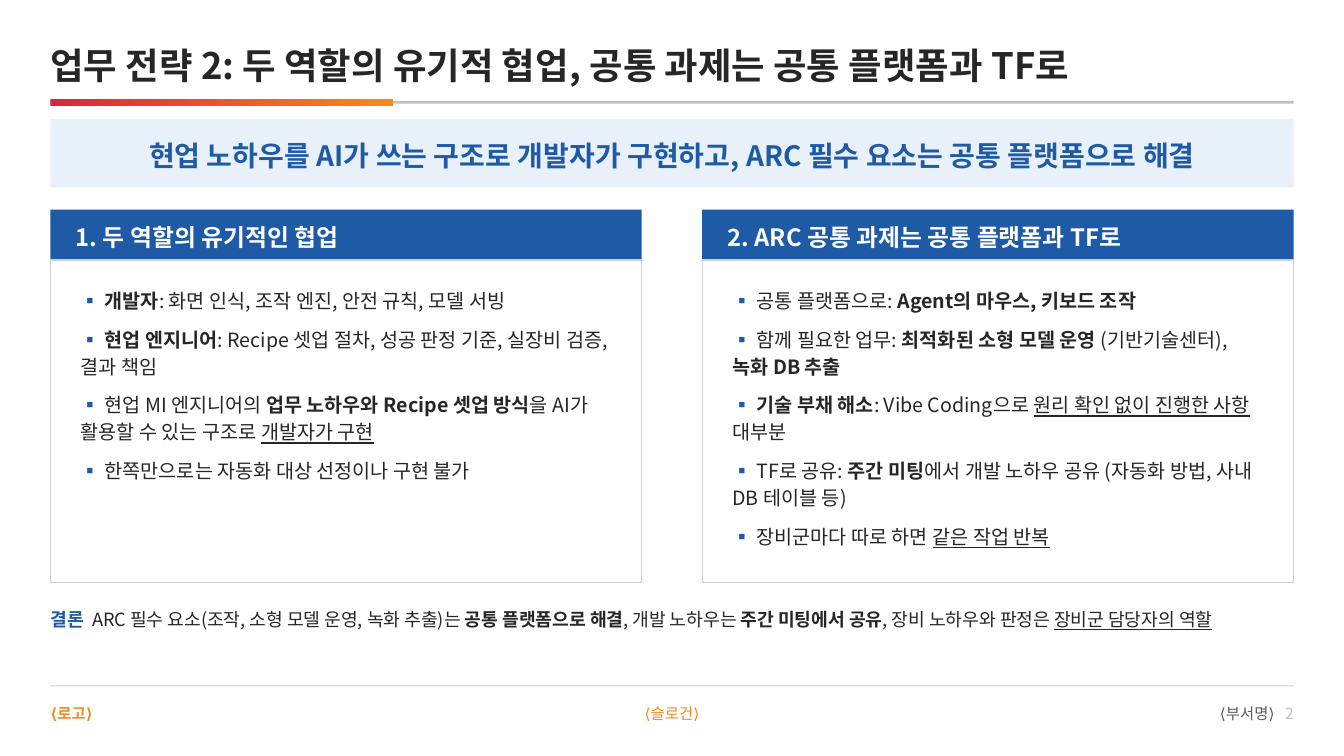
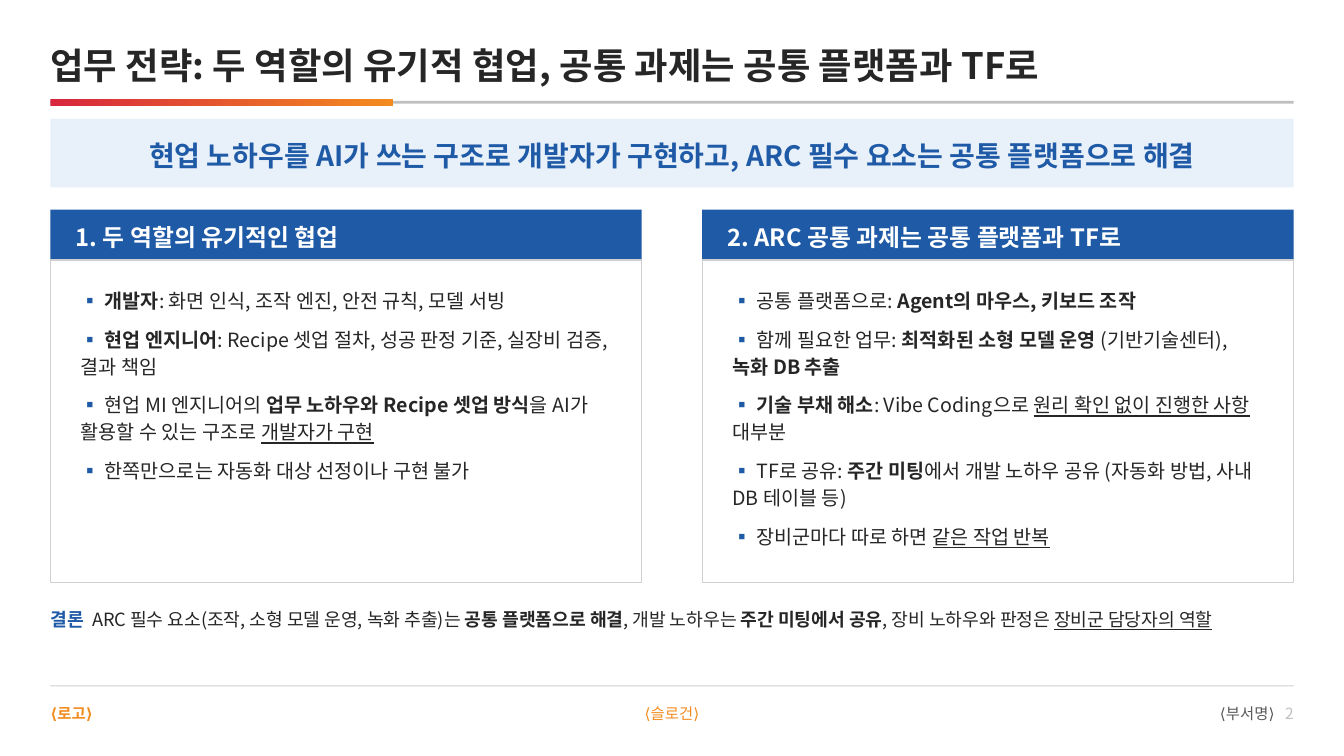
Before and after one commit to DarrenKoi/pm_notes, a slide deck: slide 2 of my-task/arc-tf/deliverables/arc-tf-exec-summary.pptx. Drawn at 1344x756 pixels with LibreOffice and Linux fonts; fonts in the diff are those of the drawing. Boxes give left, top, right and bottom in pixels: in the first picture for what was removed or moved away, otherwise in the second. Text is boxed around its words. In the diff, an @@ line names an element or a change of style, - is before the commit and + after.

```diff
--- a/my-task/arc-tf/deliverables/arc-tf-exec-summary.pptx
+++ b/my-task/arc-tf/deliverables/arc-tf-exec-summary.pptx
@@ text at <box>50,48,1040,87</box>: text changed @@
-업무 전략 2: 두 역할의 유기적 협업, 공통 과제는 공통 플랫폼과 TF로
+업무 전략: 두 역할의 유기적 협업, 공통 과제는 공통 플랫폼과 TF로
```
Also in this commit, not shown: 9 other files.
